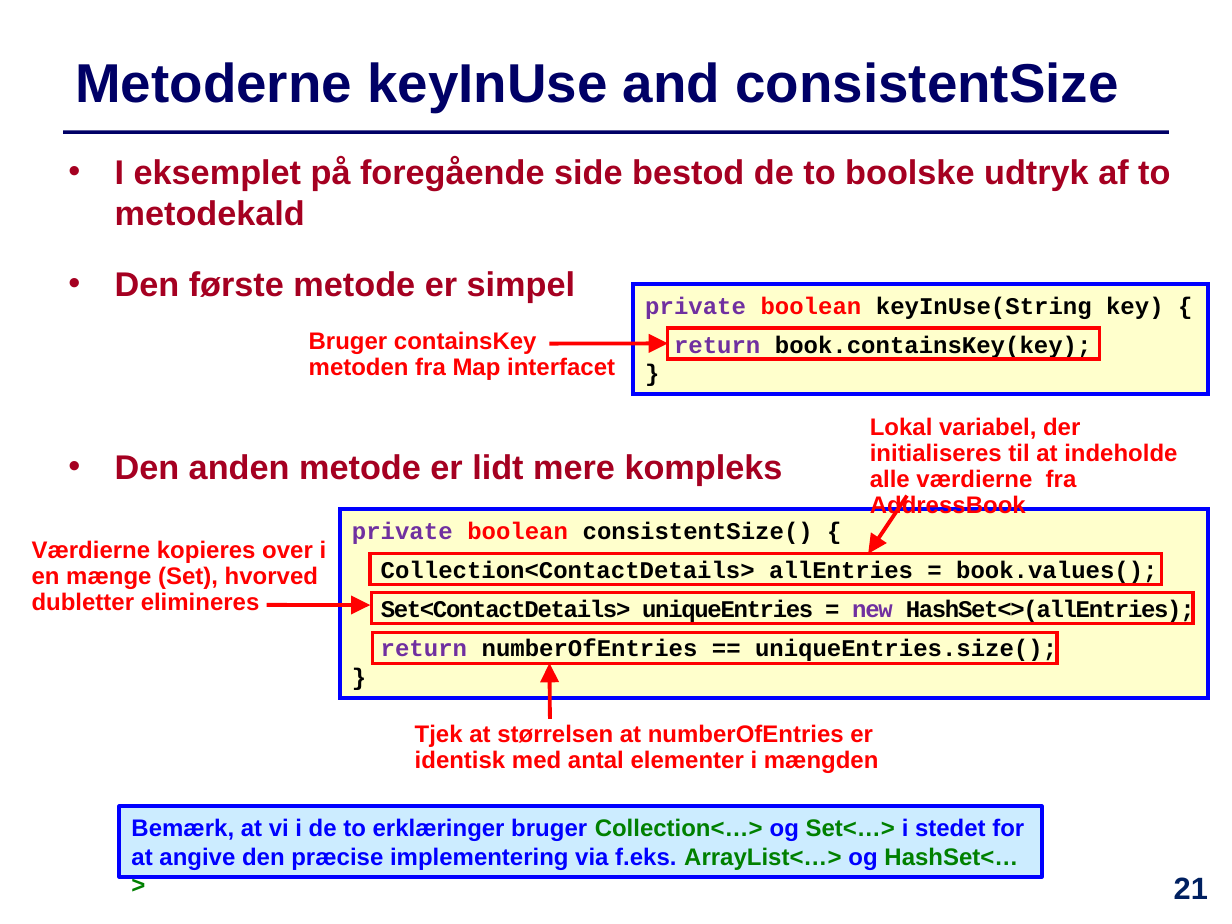
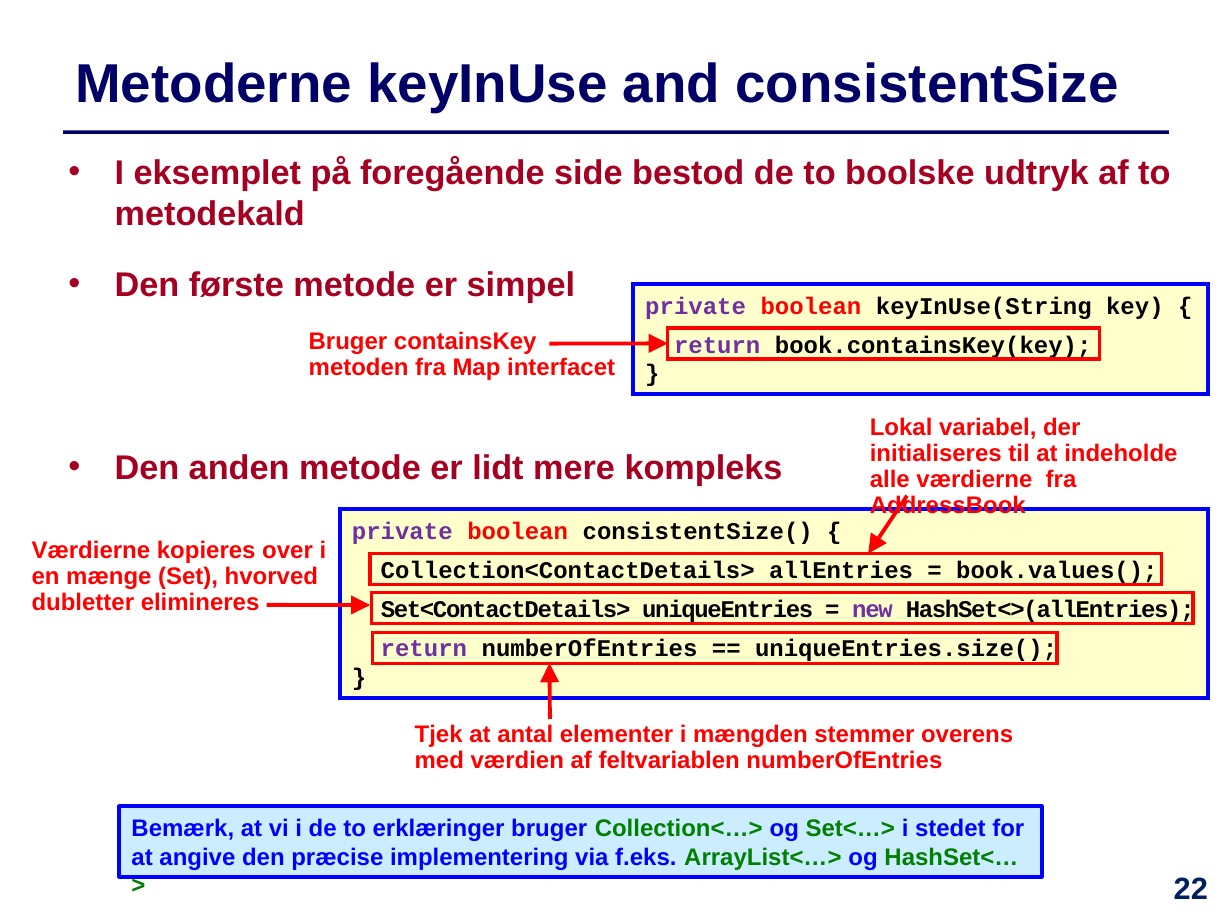
Before and after one commit to IntProgAU/Materiale, a slide deck: slide 22 of web/e21/uge_14/Slides-Uge14.pptx (slide 21 before the commit). Drawn at 1232x924 pixels with LibreOffice and Linux fonts; fonts in the diff are those of the drawing. Boxes give left, top, right and bottom in pixels: in the first picture for what was removed or moved away, otherwise in the second. Text is boxed around its words. In the diff, an @@ line names an element or a change of style, - is before the commit and + after.

```diff
--- a/web/e21/uge_14/Slides-Uge14.pptx
+++ b/web/e21/uge_14/Slides-Uge14.pptx
@@ text at (415, 724, 1013, 769): text changed @@
-Tjek at størrelsen at numberOfEntries er identisk med antal elementer i mængden
+Tjek at antal elementer i mængden stemmer overens med værdien af feltvariablen numberOfEntries
@@ page number at (1174, 877, 1208, 899): text changed @@
-21
+22
```
Also in this commit, not shown: 7 other slides changed, 1 slide added, 1 other file.
